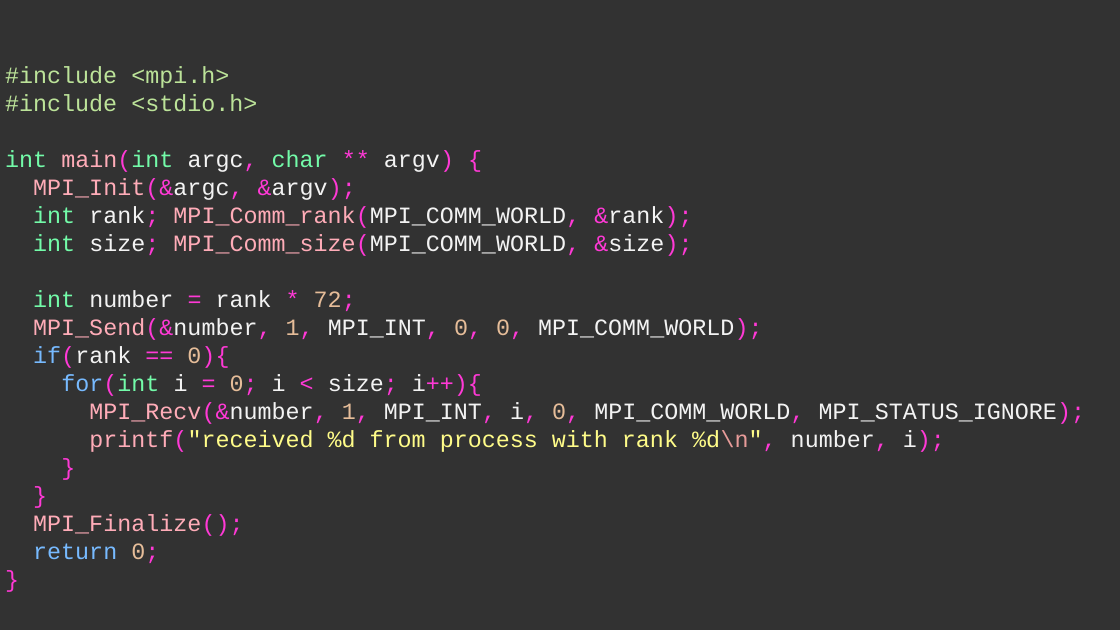
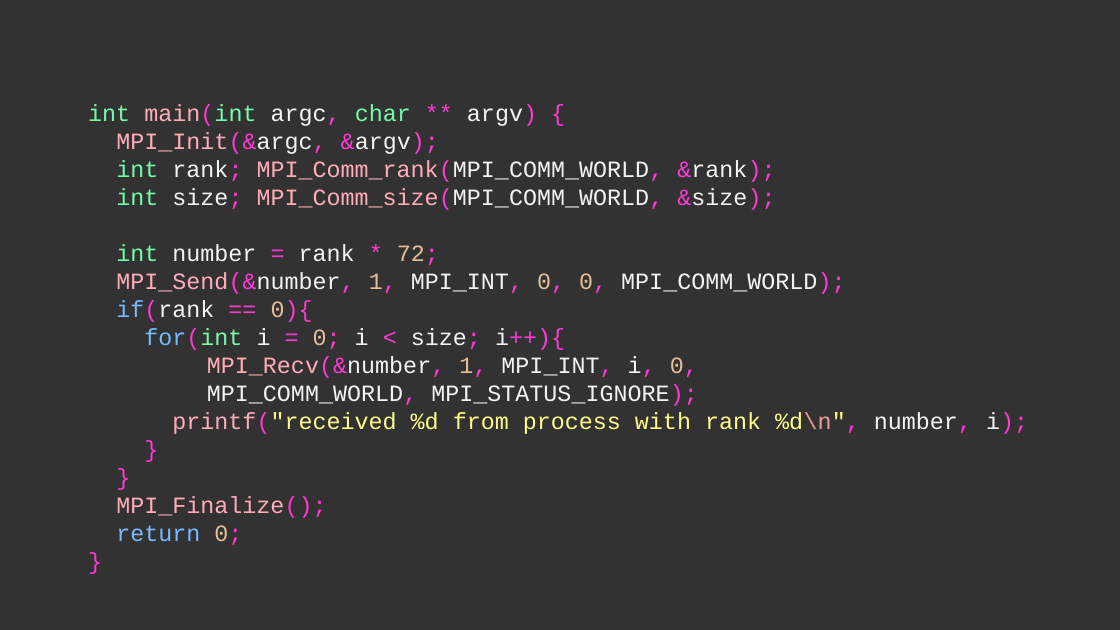
Before and after one commit to LucianoLaratelli/mpiPresentation, a slide deck: slide 28 of MPI.pptx (slide 27 before the commit). Drawn at 1120x630 pixels with LibreOffice and Linux fonts; fonts in the diff are those of the drawing. Boxes give left, top, right and bottom in pixels: in the first picture for what was removed or moved away, otherwise in the second. Text is boxed around its words. In the diff, an @@ line names an element or a change of style, - is before the commit and + after.

```diff
--- a/MPI.pptx
+++ b/MPI.pptx
@@ text at <box>5,66,257,112</box>: paragraphs removed @@
-#include <mpi.h>
-#include <stdio.h>
@@ text "int main(int argc, char ** ...": place and size @@
-text "int main(int argc, char ** ..." at <box>5,66,1086,563</box>
+text "int main(int argc, char ** ..." at <box>88,104,1028,545</box>
@@ text at <box>207,356,698,406</box>: text changed @@
-MPI_Recv(&number, 1, MPI_INT, i, 0, MPI_COMM_WORLD, MPI_STATUS_IGNORE);
+  MPI_Recv(&number, 1, MPI_INT, i, 0,
+  MPI_COMM_WORLD, MPI_STATUS_IGNORE);
```
Also in this commit, not shown: 2 other slides changed, 1 slide added, 1 other file.
